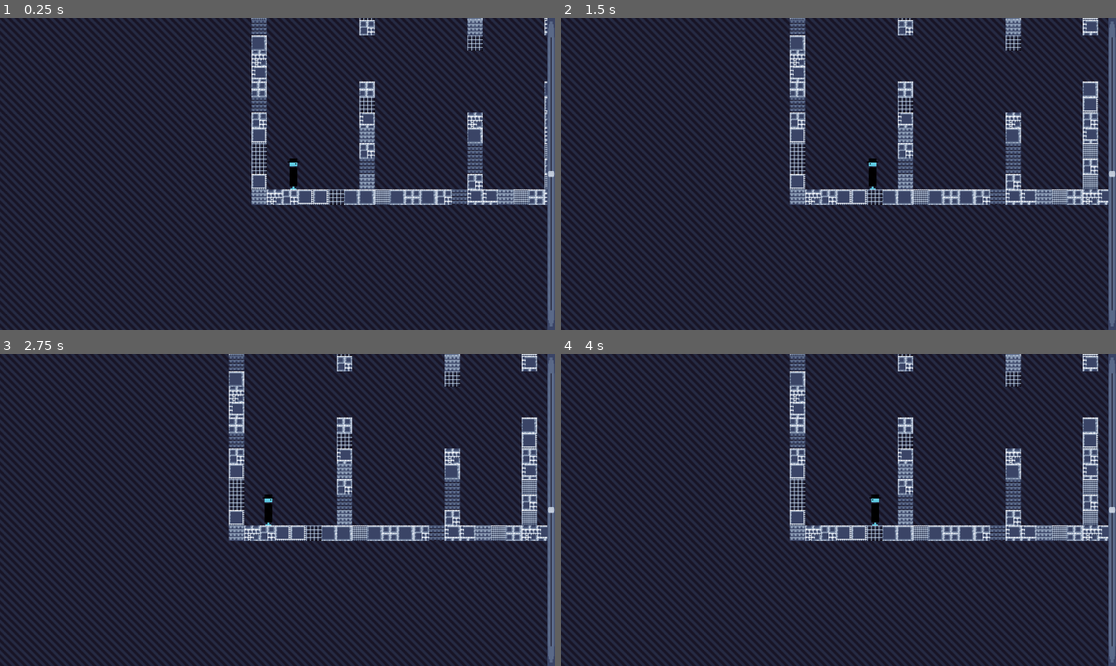
Above: before the commit, frames 1-4 (two rows, left to right).
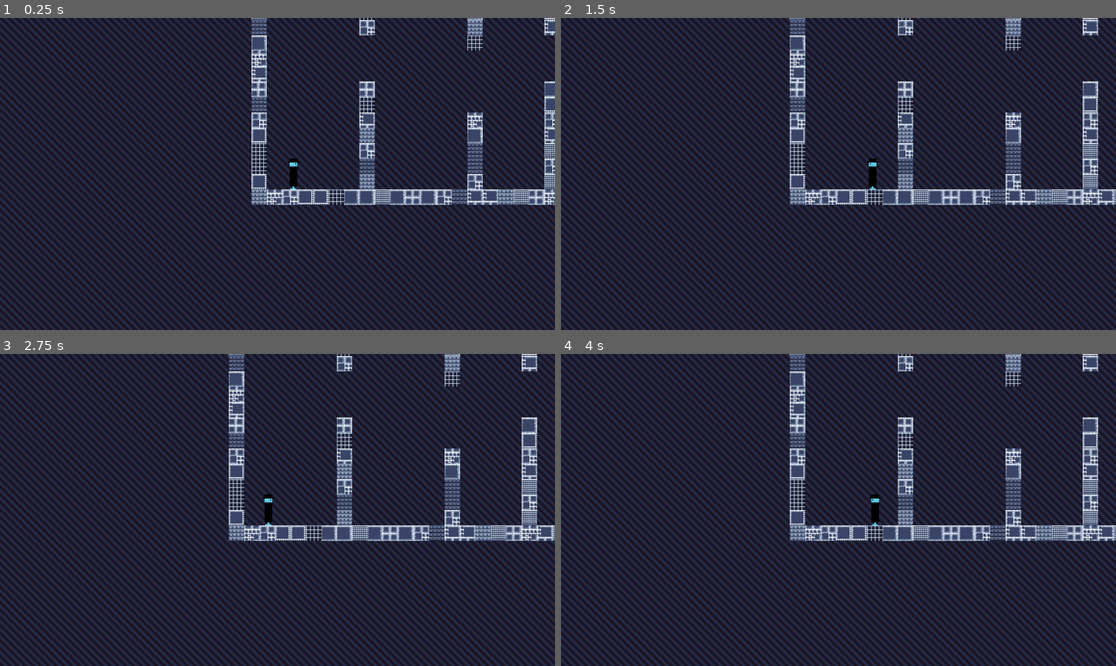
Above: after the commit, the same moments.

Repository: Jcodefox/GMTK2023TeamUmbrellaLand
Game: Godot game, scene res://scenes/main.tscn
Same seed, same stepped clock (60 frames per second), same inputs: the game is played once before the commit and once after it.
Inputs (mouse positions are in pixels of both pictures, inside the frame that each line leads up to):
- Up to frame 1 (0.25 s): no input
- Up to frame 2 (1.5 s): move the mouse to (960, 158) at 0.52 s; click (960, 158) at 0.6 s; move the mouse to (727, 189) at 1.27 s; click (727, 189) at 1.35 s
- Up to frame 3 (2.75 s): move the mouse to (333, 441) at 2.02 s; click (333, 441) at 2.1 s
- Up to frame 4 (4 s): move the mouse to (810, 572) at 2.77 s; click (810, 572) at 2.85 s; move the mouse to (1005, 556) at 3.52 s; click (1005, 556) at 3.6 s

The runs differ from the first frame. In frame 1, 1.2% of the frame differs, in the area x 98-100%, y 0-100%; in frame 2, 1.3%; in frame 3, 1.3%; in frame 4, 1.3%.

Commit message:
Input Changed
Non-functional as of now.

Diff:
--- a/prefabs/player.tscn
+++ b/prefabs/player.tscn
@@ -1,7 +1,7 @@
 [gd_scene load_steps=4 format=3 uid="uid://da7sw4ralwaag"]
 
 [ext_resource type="Script" path="res://scripts/player.gd" id="1_b6gf3"]
-[ext_resource type="Texture2D" uid="uid://b7ibrdx6gnv21" path="res://sprites/player.png" id="1_rh1uc"]
+[ext_resource type="Texture2D" uid="uid://b7ibrdx6gnv21" path="res://player.png" id="1_rh1uc"]
 
 [sub_resource type="CapsuleShape2D" id="CapsuleShape2D_gmfcj"]
 radius = 4.0
--- a/project.godot
+++ b/project.godot
@@ -14,3 +14,11 @@
 run/main_scene="res://scenes/main.tscn"
 config/features=PackedStringArray("4.0", "Forward Plus")
 config/icon="res://sprites/player.png"
+
+[input]
+
+left_click={
+"deadzone": 0.5,
+"events": [Object(InputEventMouseButton,"resource_local_to_scene":false,"resource_name":"","device":-1,"window_id":0,"alt_pressed":false,"shift_pressed":false,"ctrl_pressed":false,"meta_pressed":false,"button_mask":0,"position":Vector2(0, 0),"global_position":Vector2(0, 0),"factor":1.0,"button_index":1,"pressed":false,"double_click":false,"script":null)
+]
+}
--- a/scenes/main.tscn
+++ b/scenes/main.tscn
@@ -1,21 +1,12 @@
-[gd_scene load_steps=9 format=3 uid="uid://jjoa5yf5xn0q"]
+[gd_scene load_steps=4 format=3 uid="uid://jjoa5yf5xn0q"]
 
 [ext_resource type="Script" path="res://scripts/gravity_controller.gd" id="1_04cbn"]
 [ext_resource type="TileSet" uid="uid://w7nh8bismap6" path="res://main.tres" id="2_h2eeu"]
 [ext_resource type="PackedScene" uid="uid://da7sw4ralwaag" path="res://prefabs/player.tscn" id="4_1fy8v"]
-[ext_resource type="Texture2D" uid="uid://cojtadigduapn" path="res://sprites/slider2.png" id="4_psnfj"]
-[ext_resource type="Texture2D" uid="uid://cu4u6vrb7ya2i" path="res://sprites/slider1.png" id="5_ycxgc"]
-
-[sub_resource type="StyleBoxTexture" id="StyleBoxTexture_mj5uc"]
-texture = ExtResource("5_ycxgc")
-texture_margin_right = 16.0
-
-[sub_resource type="StyleBoxEmpty" id="StyleBoxEmpty_klp5x"]
-
-[sub_resource type="StyleBoxEmpty" id="StyleBoxEmpty_esf2n"]
 
 [node name="World" type="Node2D"]
 script = ExtResource("1_04cbn")
+gravity_sider_snap = 200
 
 [node name="ParallaxBackground" type="ParallaxBackground" parent="."]
 
@@ -35,35 +26,3 @@
 
 [node name="Player" parent="." instance=ExtResource("4_1fy8v")]
 position = Vector2(-261, 128)
-
-[node name="CanvasLayer" type="CanvasLayer" parent="."]
-
-[node name="GravitySlider" type="VSlider" parent="CanvasLayer"]
-texture_filter = 1
-anchors_preset = 11
-anchor_left = 1.0
-anchor_right = 1.0
-anchor_bottom = 1.0
-offset_left = -16.0
-grow_horizontal = 0
-grow_vertical = 2
-theme_override_icons/grabber = ExtResource("4_psnfj")
-theme_override_icons/grabber_highlight = ExtResource("4_psnfj")
-theme_override_styles/slider = SubResource("StyleBoxTexture_mj5uc")
-theme_override_styles/grabber_area = SubResource("StyleBoxEmpty_klp5x")
-theme_override_styles/grabber_area_highlight = SubResource("StyleBoxEmpty_esf2n")
-min_value = -2.0
-max_value = 2.0
-step = 0.01
-tick_count = 3
-
-[node name="ColorRect" type="ColorRect" parent="CanvasLayer/GravitySlider"]
-z_index = -1
-layout_mode = 1
-anchors_preset = 15
-anchor_right = 1.0
-anchor_bottom = 1.0
-grow_horizontal = 2
-grow_vertical = 2
-mouse_filter = 2
-color = Color(0, 0, 0, 0.784314)
--- a/scripts/gravity_controller.gd
+++ b/scripts/gravity_controller.gd
@@ -1,9 +1,39 @@
 extends Node2D
 
-@onready var gravity_slider: Slider = get_node("CanvasLayer/GravitySlider")
+@export var min_gravity: float = -1.0
+@export var max_gravity: float = 1.0
 
-func _ready():
-	gravity_slider.value = (gravity_slider.max_value + gravity_slider.min_value) / 2
+@export var gravity_sider_snap: int = 50
+
+var _gravity: float = 0.0
+var _initial_position: = Vector2.ZERO
+var _mouse_down: bool = false
 
 func _process(delta):
-	PhysicsServer2D.area_set_param(get_viewport().find_world_2d().space, PhysicsServer2D.AREA_PARAM_GRAVITY, -gravity_slider.value * 980)
+	if Input.is_action_just_pressed("left_click"):
+		_initial_position = get_viewport().get_mouse_position()
+		_mouse_down = true
+	elif Input.is_action_just_released("left_click"):
+		_gravity = 0.0
+		_mouse_down = false
+
+	if _mouse_down:
+		var vertical_delta: = get_viewport().get_mouse_position().y \
+			- _initial_position.y
+
+		_gravity = remap(
+			snappedf(vertical_delta, gravity_sider_snap),
+			-gravity_sider_snap,
+			gravity_sider_snap,
+			min_gravity,
+			max_gravity
+		)
+
+	_set_global_gravity(_gravity)
+
+func _set_global_gravity(gravity: float) -> void:
+	PhysicsServer2D.area_set_param(
+		get_viewport().find_world_2d().space,
+		PhysicsServer2D.AREA_PARAM_GRAVITY,
+		gravity * 980
+	 )
